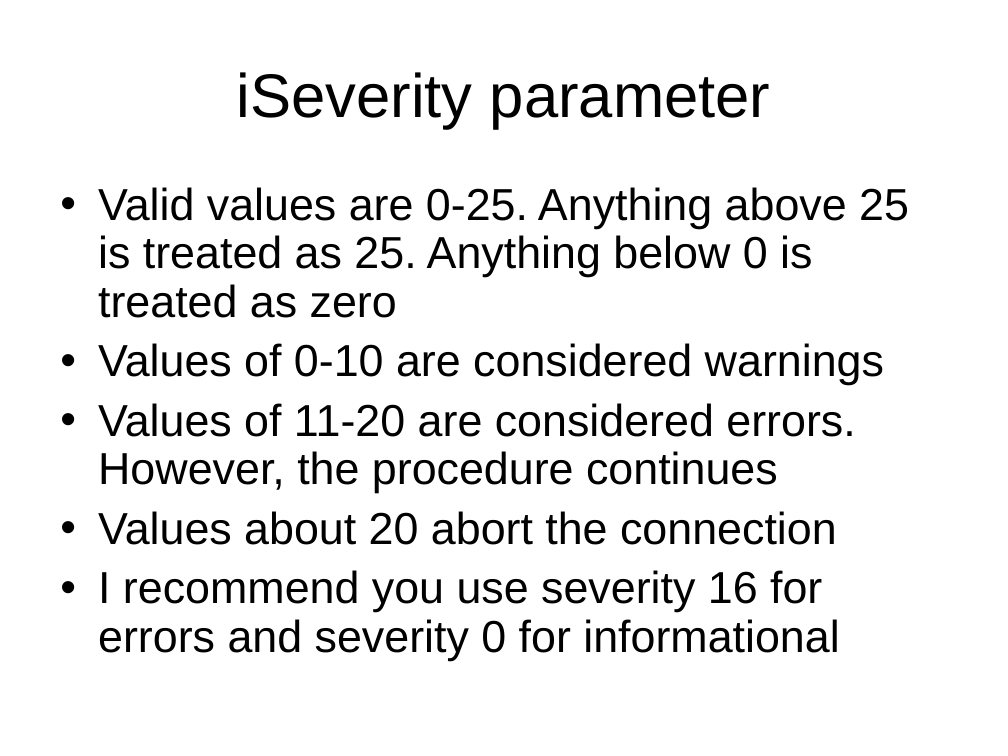
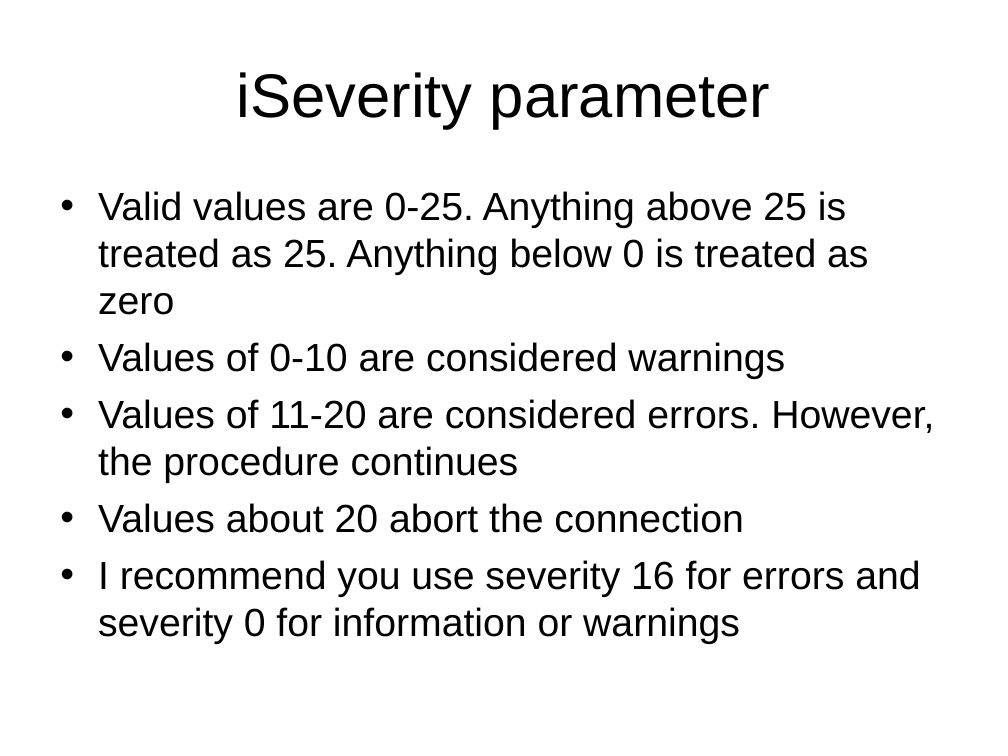
Before and after one commit to LIPHP/Employee-Contact-List, a slide deck: slide 18 of Docs/Using Microsoft SQL Server with PHP.ppt (slide 17 before the commit). Drawn at 1008x756 pixels with LibreOffice and Linux fonts; fonts in the diff are those of the drawing. Boxes give left, top, right and bottom in pixels: in the first picture for what was removed or moved away, otherwise in the second. Text is boxed around its words. In the diff, an @@ line names an element or a change of style, - is before the commit and + after.

```diff
--- a/Docs/Using Microsoft SQL Server with PHP.ppt
+++ b/Docs/Using Microsoft SQL Server with PHP.ppt
@@ text at [98, 191, 934, 533]: size 32 to 28 pt in "Valid values are 0-25. Anything above 25 ...", "Values of 0-10 are considered warnings", "Values of 11-20 are considered errors. However, ...", "Values about 20 abort the connection"; line spacing 0.9 to 1; less space between paragraphs @@
@@ text at [98, 560, 920, 644]: text changed; size 32 to 28 pt @@
-• I recommend you use severity 16 for errors and severity 0 for informational
+• I recommend you use severity 16 for errors and severity 0 for information or warnings
```
Also in this commit, not shown: 2 other slides changed, 1 slide added.
